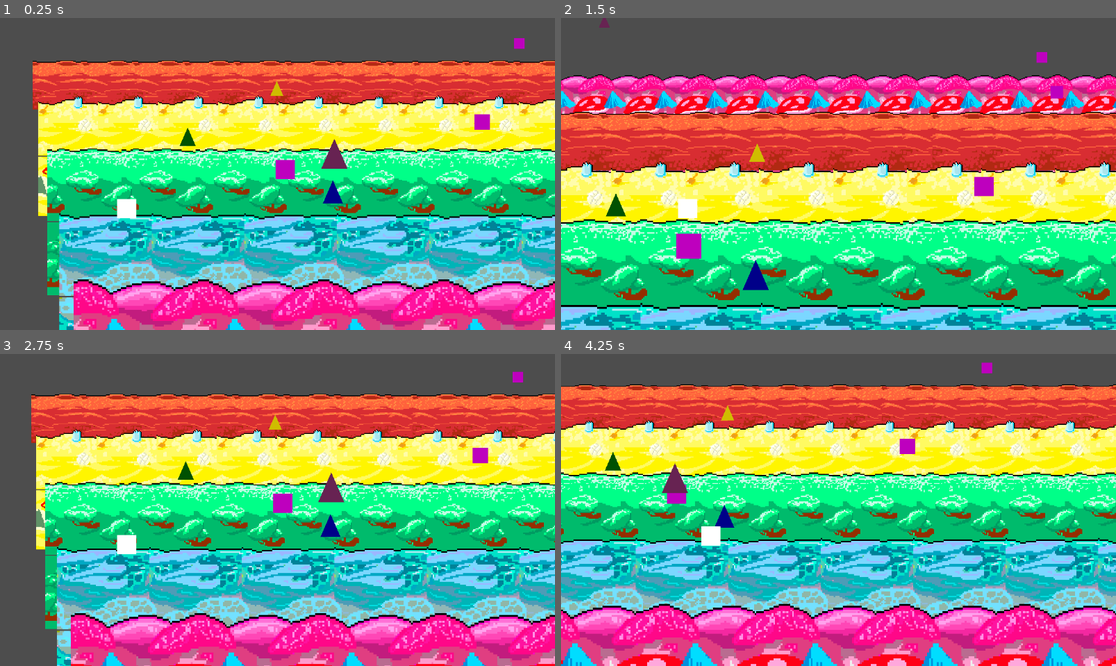
Above: before the commit, frames 1-4 (two rows, left to right).
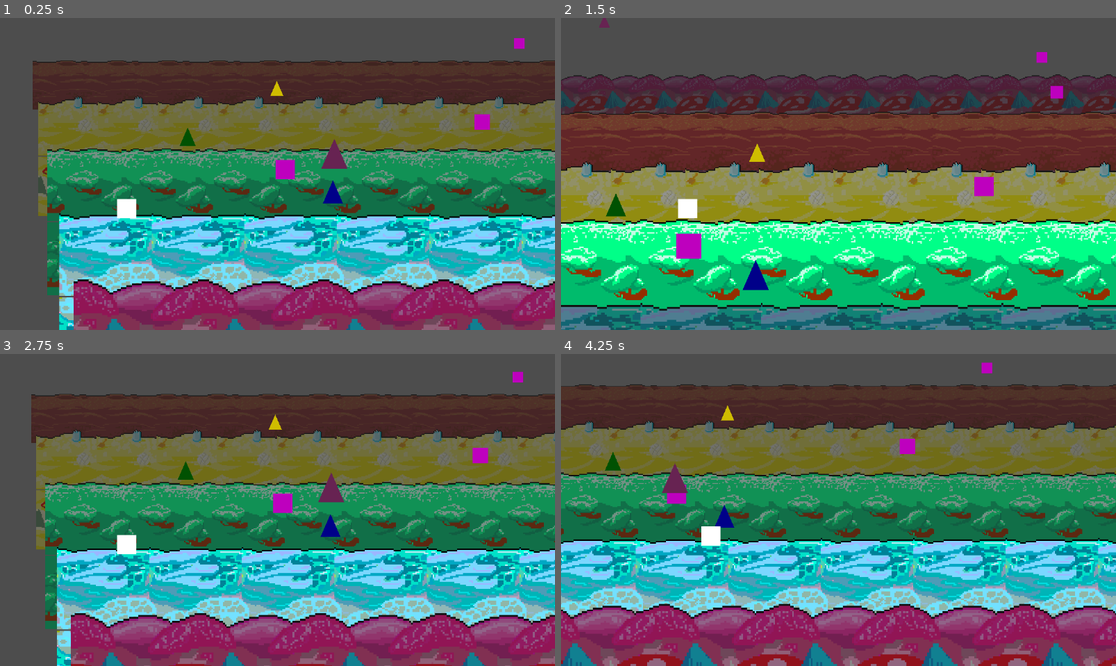
Above: after the commit, the same moments.

Repository: thomasWkr/pogoland
Game: Godot game, scene res://Main.tscn
Two runs of this game, one before a commit and one after it. Both use one fixed random seed, a clock stepped at 60 frames per second and the inputs below. Sound files missing from this copy of the repository are replaced by a short silence.
Inputs:
- Up to frame 1 (0.25 s): no input
- Up to frame 2 (1.5 s): tap Right (Drop Player) at 0.6 s; tap Up (jump) at 0.77 s; tap Left (Lift Player) at 0.8, 1.35 s
- Up to frame 3 (2.75 s): tap Up (jump) at 1.52 s; tap Right (Drop Player) at 1.55, 2.1 s; tap Left (Lift Player) at 2.3 s
- Up to frame 4 (4.25 s): tap Left (Lift Player) at 2.85, 3.8 s; tap Up (jump) at 3.02, 3.77 s; tap Right (Drop Player) at 3.05, 3.6 s

The runs differ from the first frame. In frame 1, 57% of the frame differs, in the area x 5-100%, y 13-100%; in frame 2, 52%; in frame 3, 58%; in frame 4, 66%, in the area x 0-100%, y 9-100%.

Commit message:
added functional shaders

Diff:
--- a/Scenes/Characters/PC.tscn
+++ b/Scenes/Characters/PC.tscn
@@ -1,7 +1,7 @@
 [gd_scene load_steps=7 format=3 uid="uid://dfv2ftw51vnwq"]
 
 [ext_resource type="Script" path="res://Scenes/Characters/pc.gd" id="1_nq6bv"]
-[ext_resource type="AudioStream" uid="uid://bipndfd4jcdjv" path="res://Assets/pogoland.ogg" id="2_8fyec"]
+[ext_resource type="AudioStream" uid="uid://difwyi6rc0640" path="res://Assets/Audio/pogoland.ogg" id="2_8fyec"]
 [ext_resource type="AudioStream" uid="uid://ylh1rmjdffg8" path="res://Assets/Audio/jump.ogg" id="3_qwef1"]
 [ext_resource type="AudioStream" uid="uid://dh2x10dy0ihv8" path="res://Assets/Audio/layer.ogg" id="4_605uw"]
 [ext_resource type="AudioStream" uid="uid://c52yjqpoomcgi" path="res://Assets/Audio/death.ogg" id="5_v2ob3"]
--- a/Scenes/Characters/pc.gd
+++ b/Scenes/Characters/pc.gd
@@ -40,6 +40,78 @@
 const FAIRY_AUDIO = preload("res://Assets/Audio/fairy.ogg")
 
 
+@onready var tilemap_layer1 = get_parent().get_child(3).get_child(2)
+@onready var tilemap_layer2 = get_parent().get_child(1).get_child(0).get_child(0).get_child(2)
+@onready var tilemap_layer3 = get_parent().get_child(1).get_child(1).get_child(0).get_child(2)
+@onready var tilemap_layer4 = get_parent().get_child(1).get_child(2).get_child(0).get_child(2)
+@onready var tilemap_layer5 = get_parent().get_child(2).get_child(0).get_child(0).get_child(2)
+
+var current_layer = 1
+
+func up_layer():
+	if current_layer == 5:
+		current_layer= 1
+	else:
+		current_layer+=1
+
+func down_layer():
+	if current_layer == 1:
+		current_layer= 5
+	else:
+		current_layer-=1
+
+func _ready():
+	flash()
+	unflash(current_layer)
+	# Imprimir o nome do nó que foi acessado
+	print(tilemap_layer1.name)
+	print(tilemap_layer3.name)
+	print(tilemap_layer4.name)
+	print(tilemap_layer5.name)
+#shader function
+func flash():
+	print(current_layer)
+	tilemap_layer1.material.set_shader_parameter("modifier", 0.5)
+	tilemap_layer2.material.set_shader_parameter("modifier", 0.5)
+	tilemap_layer3.material.set_shader_parameter("modifier", 0.65)
+	tilemap_layer4.material.set_shader_parameter("modifier", 0.8)
+	tilemap_layer5.material.set_shader_parameter("modifier", 0.5)
+
+
+func unflash(current_layer):
+	match current_layer:
+		1:
+			tilemap_layer1.material.set_shader_parameter("modifier", 0)
+			tilemap_layer2.material.set_shader_parameter("modifier", 0.5)
+			tilemap_layer3.material.set_shader_parameter("modifier", 0.65)
+			tilemap_layer4.material.set_shader_parameter("modifier", 0.8)
+			tilemap_layer5.material.set_shader_parameter("modifier", 0.5)
+		2:
+			tilemap_layer1.material.set_shader_parameter("modifier", 0.5)
+			tilemap_layer2.material.set_shader_parameter("modifier", 0)
+			tilemap_layer3.material.set_shader_parameter("modifier", 0.5)
+			tilemap_layer4.material.set_shader_parameter("modifier", 0.65)
+			tilemap_layer5.material.set_shader_parameter("modifier", 0.8)
+		3:
+			tilemap_layer1.material.set_shader_parameter("modifier", 0.8)
+			tilemap_layer2.material.set_shader_parameter("modifier", 0.5)
+			tilemap_layer3.material.set_shader_parameter("modifier", 0)
+			tilemap_layer4.material.set_shader_parameter("modifier", 0.5)
+			tilemap_layer5.material.set_shader_parameter("modifier", 0.65)
+		4:
+			tilemap_layer1.material.set_shader_parameter("modifier", 0.65)
+			tilemap_layer2.material.set_shader_parameter("modifier", 0.8)
+			tilemap_layer3.material.set_shader_parameter("modifier", 0.5)
+			tilemap_layer4.material.set_shader_parameter("modifier", 0)
+			tilemap_layer5.material.set_shader_parameter("modifier", 0.5)
+		5:
+			tilemap_layer1.material.set_shader_parameter("modifier", 0.5)
+			tilemap_layer2.material.set_shader_parameter("modifier", 0.65)
+			tilemap_layer3.material.set_shader_parameter("modifier", 0.8)
+			tilemap_layer4.material.set_shader_parameter("modifier", 0.5)
+			tilemap_layer5.material.set_shader_parameter("modifier", 0)
+
+
 # Function to start the screenshake effect with custom intensity and duration
 func start_screenshake(intensity: float, duration: float) -> void:
 	shake_magnitude = intensity
@@ -96,6 +168,9 @@
 		move_and_slide()
 
 func drop_player() -> void:
+	down_layer()
+	flash()
+	unflash(current_layer)
 	var layer1 = main_scene.get_child(3)
 	var layer2 = parallax_layer.get_child(0)
 	var layer3 = parallax_layer2.get_child(0)
@@ -124,6 +199,9 @@
 
 
 func lift_player() -> void:
+	up_layer()
+	flash()
+	unflash(current_layer)
 	var layer1 = main_scene.get_child(3)
 	var layer2 = parallax_layer.get_child(0)
 	var layer3 = parallax_layer2.get_child(0)
--- a/Scenes/Objects/Layer1.tscn
+++ b/Scenes/Objects/Layer1.tscn
@@ -1,12 +1,19 @@
-[gd_scene load_steps=8 format=4 uid="uid://cwup8c5bfvvam"]
+[gd_scene load_steps=10 format=4 uid="uid://cwup8c5bfvvam"]
 
 [ext_resource type="Script" path="res://Scenes/Objects/Layer1.gd" id="1_7ta1d"]
 [ext_resource type="PackedScene" uid="uid://cp2kndnmebkxw" path="res://Scenes/Objects/Spike.tscn" id="2_mnu40"]
 [ext_resource type="PackedScene" uid="uid://b7vxrnjl3jj85" path="res://Scenes/Characters/Bird.tscn" id="3_461rh"]
+[ext_resource type="Shader" path="res://Scenes/Objects/LayerShaders.gdshader" id="3_tn5k1"]
 [ext_resource type="Texture2D" uid="uid://imqmgfneaap0" path="res://Assets/Floor.png" id="4_6ien4"]
 
 [sub_resource type="RectangleShape2D" id="RectangleShape2D_k5yga"]
 size = Vector2(3.999e+08, 3)
+
+[sub_resource type="ShaderMaterial" id="ShaderMaterial_0u1wn"]
+resource_local_to_scene = true
+shader = ExtResource("3_tn5k1")
+shader_parameter/flash_color = Color(0.137255, 0.137255, 0.137255, 1)
+shader_parameter/modifier = 0.0
 
 [sub_resource type="TileSetAtlasSource" id="TileSetAtlasSource_8gtis"]
 texture = ExtResource("4_6ien4")
@@ -58,8 +65,9 @@
 position = Vector2(568, -20)
 color = "000089"
 
-[node name="TileMapLayer" type="TileMapLayer" parent="."]
+[node name="TileMapLayer1" type="TileMapLayer" parent="."]
 texture_filter = 1
+material = SubResource("ShaderMaterial_0u1wn")
 scale = Vector2(3, 3)
 tile_map_data = PackedByteArray("AAAAAAAAAAAQAAAAAAAAAAEAAAAQAAEAAAAAAAIAAAAQAAIAAAAAAAMAAAAQAAMAAAABAAAAAAARAAAAAAABAA …(10672 unchanged characters)…
 tile_set = SubResource("TileSet_r7k31")
--- a/Scenes/Objects/Layer2.tscn
+++ b/Scenes/Objects/Layer2.tscn
@@ -1,11 +1,18 @@
-[gd_scene load_steps=7 format=4 uid="uid://f03khr11yust"]
+[gd_scene load_steps=9 format=4 uid="uid://f03khr11yust"]
 
 [ext_resource type="Texture2D" uid="uid://imqmgfneaap0" path="res://Assets/Floor.png" id="1_ohxwb"]
+[ext_resource type="Shader" path="res://Scenes/Objects/LayerShaders.gdshader" id="2_pmw4p"]
 [ext_resource type="PackedScene" uid="uid://cp2kndnmebkxw" path="res://Scenes/Objects/Spike.tscn" id="2_soq7l"]
 [ext_resource type="PackedScene" uid="uid://b7vxrnjl3jj85" path="res://Scenes/Characters/Bird.tscn" id="3_hqttb"]
 
 [sub_resource type="RectangleShape2D" id="RectangleShape2D_0anqs"]
 size = Vector2(40.32, 30)
+
+[sub_resource type="ShaderMaterial" id="ShaderMaterial_4a5jh"]
+resource_local_to_scene = true
+shader = ExtResource("2_pmw4p")
+shader_parameter/flash_color = Color(0.137255, 0.137255, 0.137255, 1)
+shader_parameter/modifier = 0.0
 
 [sub_resource type="TileSetAtlasSource" id="TileSetAtlasSource_slxi6"]
 texture = ExtResource("1_ohxwb")
@@ -58,8 +65,10 @@
 position = Vector2(366, -23)
 color = "005102"
 
-[node name="TileMapLayer" type="TileMapLayer" parent="."]
+[node name="TileMapLayer2" type="TileMapLayer" parent="."]
+unique_name_in_owner = true
 texture_filter = 1
+material = SubResource("ShaderMaterial_4a5jh")
 position = Vector2(2, 0)
 scale = Vector2(3, 3)
 tile_map_data = PackedByteArray("AAAAAAAAAAAAAAAAAAAAAAEAAAAAAAEAAAAAAAIAAAAAAAIAAAAAAAMAAAAAAAMAAAABAAAAAAABAAAAAAABAA …(10672 unchanged characters)…
--- a/Scenes/Objects/Layer3.tscn
+++ b/Scenes/Objects/Layer3.tscn
@@ -1,11 +1,18 @@
-[gd_scene load_steps=7 format=4 uid="uid://mbv8mcxko8r"]
+[gd_scene load_steps=9 format=4 uid="uid://mbv8mcxko8r"]
 
 [ext_resource type="PackedScene" uid="uid://cp2kndnmebkxw" path="res://Scenes/Objects/Spike.tscn" id="1_6pqpt"]
+[ext_resource type="Shader" path="res://Scenes/Objects/LayerShaders.gdshader" id="2_g08xl"]
 [ext_resource type="Texture2D" uid="uid://imqmgfneaap0" path="res://Assets/Floor.png" id="2_nmwun"]
 [ext_resource type="PackedScene" uid="uid://b7vxrnjl3jj85" path="res://Scenes/Characters/Bird.tscn" id="3_las6e"]
 
 [sub_resource type="RectangleShape2D" id="RectangleShape2D_pjyye"]
 size = Vector2(40.3, 5)
+
+[sub_resource type="ShaderMaterial" id="ShaderMaterial_plghj"]
+resource_local_to_scene = true
+shader = ExtResource("2_g08xl")
+shader_parameter/flash_color = Color(0.137255, 0.137255, 0.137255, 1)
+shader_parameter/modifier = 0.0
 
 [sub_resource type="TileSetAtlasSource" id="TileSetAtlasSource_dosb5"]
 texture = ExtResource("2_nmwun")
@@ -56,8 +63,9 @@
 position = Vector2(763, -19)
 color = "cfbd00"
 
-[node name="TileMapLayer" type="TileMapLayer" parent="."]
+[node name="TileMapLayer3" type="TileMapLayer" parent="."]
 texture_filter = 1
+material = SubResource("ShaderMaterial_plghj")
 scale = Vector2(3, 3)
 tile_map_data = PackedByteArray("AAAAAAAAAAAYAAAAAAAAAAEAAAAYAAEAAAAAAAIAAAAYAAIAAAAAAAMAAAAYAAMAAAABAAAAAAAZAAAAAAABAA …(10672 unchanged characters)…
 tile_set = SubResource("TileSet_s80xh")
--- a/Scenes/Objects/Layer4.tscn
+++ b/Scenes/Objects/Layer4.tscn
@@ -1,11 +1,18 @@
-[gd_scene load_steps=7 format=4 uid="uid://muxd3ux7fyyo"]
+[gd_scene load_steps=9 format=4 uid="uid://muxd3ux7fyyo"]
 
 [ext_resource type="PackedScene" uid="uid://cp2kndnmebkxw" path="res://Scenes/Objects/Spike.tscn" id="1_0hd8o"]
 [ext_resource type="Texture2D" uid="uid://imqmgfneaap0" path="res://Assets/Floor.png" id="2_a46sy"]
+[ext_resource type="Shader" path="res://Scenes/Objects/LayerShaders.gdshader" id="2_h84pt"]
 [ext_resource type="PackedScene" uid="uid://b7vxrnjl3jj85" path="res://Scenes/Characters/Bird.tscn" id="3_0xlpo"]
 
 [sub_resource type="RectangleShape2D" id="RectangleShape2D_pjyye"]
 size = Vector2(39.34, 26)
+
+[sub_resource type="ShaderMaterial" id="ShaderMaterial_rr1uf"]
+resource_local_to_scene = true
+shader = ExtResource("2_h84pt")
+shader_parameter/flash_color = Color(0.137255, 0.137255, 0.137255, 1)
+shader_parameter/modifier = 0.0
 
 [sub_resource type="TileSetAtlasSource" id="TileSetAtlasSource_2bwyi"]
 texture = ExtResource("2_a46sy")
@@ -53,8 +60,9 @@
 position = Vector2(2806, -22)
 color = "9a0000"
 
-[node name="TileMapLayer" type="TileMapLayer" parent="."]
+[node name="TileMapLayer4" type="TileMapLayer" parent="."]
 texture_filter = 1
+material = SubResource("ShaderMaterial_rr1uf")
 scale = Vector2(3, 3)
 tile_map_data = PackedByteArray("AAAAAAAAAAAgAAAAAAAAAAEAAAAgAAEAAAAAAAIAAAAgAAIAAAAAAAMAAAAgAAMAAAABAAAAAAAhAAAAAAABAA …(5168 unchanged characters)…
 tile_set = SubResource("TileSet_nxwd1")
--- a/Scenes/Objects/Layer5.tscn
+++ b/Scenes/Objects/Layer5.tscn
@@ -1,11 +1,18 @@
-[gd_scene load_steps=7 format=4 uid="uid://ddwewto08vhwb"]
+[gd_scene load_steps=9 format=4 uid="uid://ddwewto08vhwb"]
 
 [ext_resource type="PackedScene" uid="uid://cp2kndnmebkxw" path="res://Scenes/Objects/Spike.tscn" id="1_a8tjr"]
+[ext_resource type="Shader" path="res://Scenes/Objects/LayerShaders.gdshader" id="2_ijc5r"]
 [ext_resource type="Texture2D" uid="uid://imqmgfneaap0" path="res://Assets/Floor.png" id="2_knv0a"]
 [ext_resource type="PackedScene" uid="uid://b7vxrnjl3jj85" path="res://Scenes/Characters/Bird.tscn" id="3_3dvn1"]
 
 [sub_resource type="RectangleShape2D" id="RectangleShape2D_omyqs"]
 size = Vector2(4000, 8)
+
+[sub_resource type="ShaderMaterial" id="ShaderMaterial_p06j1"]
+resource_local_to_scene = true
+shader = ExtResource("2_ijc5r")
+shader_parameter/flash_color = Color(0.136826, 0.136826, 0.136826, 1)
+shader_parameter/modifier = 0.0
 
 [sub_resource type="TileSetAtlasSource" id="TileSetAtlasSource_7ctvn"]
 texture = ExtResource("2_knv0a")
@@ -55,8 +62,9 @@
 position = Vector2(416, -191)
 color = "672352"
 
-[node name="TileMapLayer" type="TileMapLayer" parent="."]
+[node name="TileMapLayer5" type="TileMapLayer" parent="."]
 texture_filter = 1
+material = SubResource("ShaderMaterial_p06j1")
 scale = Vector2(3, 3)
 tile_map_data = PackedByteArray("AAAAAAAAAAAIAAAAAAAAAAEAAAAIAAEAAAAAAAIAAAAIAAIAAAAAAAMAAAAIAAMAAAABAAAAAAAJAAAAAAABAA …(10672 unchanged characters)…
 tile_set = SubResource("TileSet_c3mrx")
--- /dev/null
+++ b/Scenes/Objects/LayerShaders.gdshader
@@ -0,0 +1,11 @@
+shader_type canvas_item;
+
+uniform vec4 flash_color: source_color = vec4(0.5, 0.5, 0.5, 1.0);
+uniform float modifier: hint_range(0.0,1.0) = 1;
+
+void fragment() {
+	// Called for every pixel the material is visible on.
+	vec4 color = texture(TEXTURE, UV);
+	color.rgb = mix(color.rgb, flash_color.rgb, modifier);
+	COLOR = color;
+}
